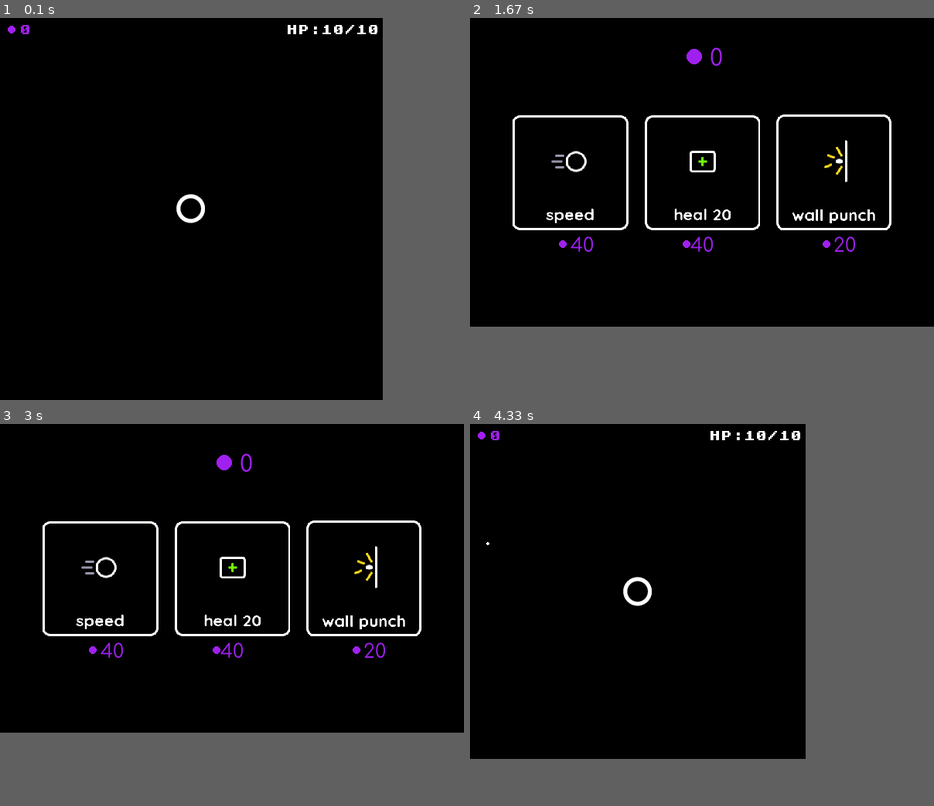
Above: before the commit, frames 1-4 (two rows, left to right).
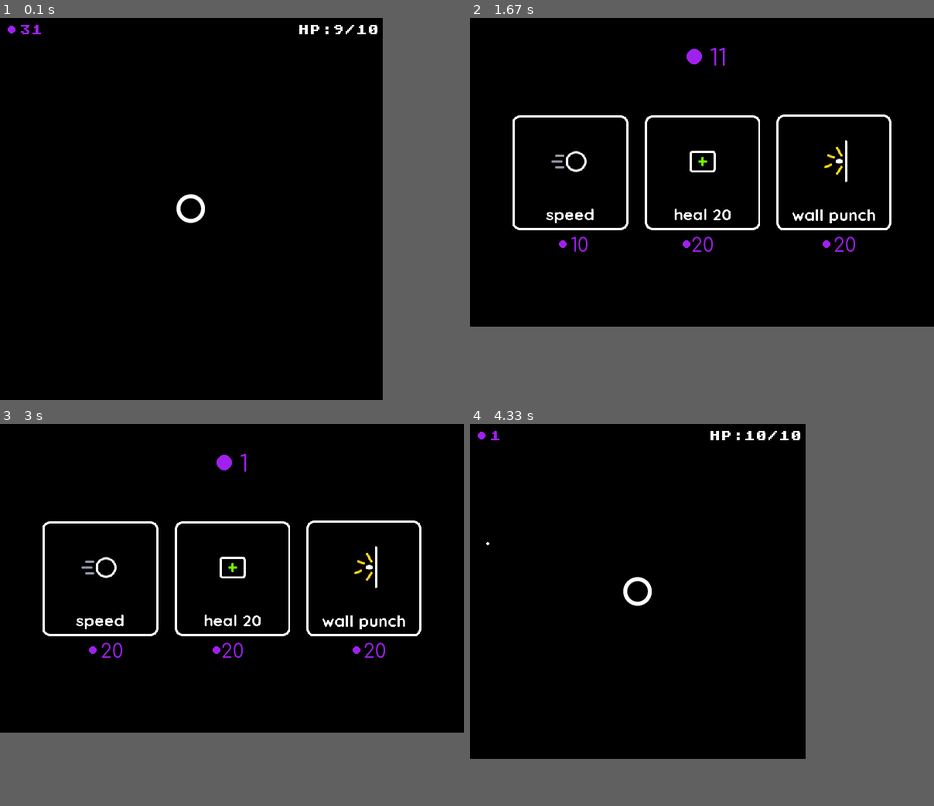
Above: after the commit, the same moments.

Repository: AndZas/PygameProject
Game: pygame game, started from cycle.py
Same seed, same stepped clock (60 frames per second), same inputs: the game is played once before the commit and once after it.
Inputs (mouse positions are in pixels of both pictures, inside the frame that each line leads up to):
- Up to frame 1 (0.1 s): no input
- Up to frame 2 (1.67 s): tap Space at 0.33 s; press the mouse at (831, 170) at 0.7 s; move the mouse to (688, 136) at 0.8 s; release the mouse at (544, 98) at 0.93 s; press the mouse at (702, 170) at 1.03 s; move the mouse to (790, 231) at 1.13 s; release the mouse at (878, 289) at 1.27 s; press the mouse at (572, 170) at 1.37 s; move the mouse to (586, 220) at 1.47 s; release the mouse at (599, 270) at 1.6 s
- Up to frame 3 (3 s): tap Space at 1.77, 2.6 s; press the mouse at (102, 576) at 2.23 s; move the mouse to (129, 572) at 2.33 s; release the mouse at (157, 572) at 2.47 s; move the mouse to (111, 721) at 2.57 s
- Up to frame 4 (4.33 s): tap Space at 4 s

The runs differ from the first frame. In frame 1, 0.2% of the frame differs, in the area x 4-74%, y 1-5%; in frame 2, 0.3%, in the area x 21-55%, y 7-62%; in frame 3, 0.2%; in frame 4, less than 0.1%.

Commit message:
готово но без перехода на новый уровень

Diff:
--- a/cycle.py
+++ b/cycle.py
@@ -11,7 +11,6 @@
         self.run = True
 
         self.screen = Screen(self)
-
     def checkEvents(self):
         # Проверка событий
         for event in pygame.event.get():
--- a/enemys.py
+++ b/enemys.py
@@ -1,27 +1,34 @@
 import sys
-
+from time import sleep
 import pygame.draw
 from particles import *
 import sqlite3
-# from ui import
-lvl = read_settings()[-1]
-con = sqlite3.connect("Levels")
-cur = con.cursor()
-result = cur.execute(f"SELECT * FROM Levels WHERE Number = '{lvl}'").fetchall()
-con.close()
-
-enemies = result[0][1].split(', ')
-
-speed_koeff = result[0][2]
-damage_koeff = result[0][3]
-health_koeff = result[0][4]
-to_next_lvl = result[0][5]
+from widgets import Text
+from read_files import read_settings, dump_settings
 
 koeff = 10
 createKD = 1.7 * 480
 time = createKD
 enemys = []
 killedEnemys = 0
+killedEnemys_for_end = 0
+
+
+def update_level():
+    global enemies, speed_koeff, speed_koeff, damage_koeff, health_koeff, to_next_lvl, lvl
+    lvl = read_settings()[-1]
+    con = sqlite3.connect("Levels")
+    cur = con.cursor()
+    result = cur.execute(f"SELECT * FROM Levels WHERE Number = '{lvl}'").fetchall()
+    con.close()
+    enemies = result[0][1].split(', ')
+    speed_koeff = result[0][2]
+    damage_koeff = result[0][3]
+    health_koeff = result[0][4]
+    to_next_lvl = result[0][5]
+
+
+update_level()
 
 
 # Прямоугольник
@@ -48,7 +55,7 @@
         vecLen = math.sqrt(vector[0] ** 2 + vector[1] ** 2)
         a = vecLen // self.speed
         if a <= 150:
-            player.playerGetDamage(self.pos, self.parent, killedEnemys, self.damage)
+            player.playerGetDamage(self.pos, self.parent, killedEnemys_for_end, self.damage)
         else:
             self.x += round(vector[0] / a, 3)
             self.y += round(vector[1] / a, 3)
@@ -90,7 +97,7 @@
         vecLen = math.sqrt(vector[0] ** 2 + vector[1] ** 2)
         a = vecLen // self.speed
         if a <= 25:
-            player.playerGetDamage(self.pos, self.parent, killedEnemys, self.damage)
+            player.playerGetDamage(self.pos, self.parent, killedEnemys_for_end, self.damage)
         else:
             self.x += round(vector[0] / a, 3)
             self.y += round(vector[1] / a, 3)
@@ -133,7 +140,7 @@
         vecLen = math.sqrt(vector[0] ** 2 + vector[1] ** 2)
         a = vecLen // self.speed
         if a <= 70:
-            player.playerGetDamage(self.pos, self.parent, killedEnemys, self.damage)
+            player.playerGetDamage(self.pos, self.parent, killedEnemys_for_end, self.damage)
         else:
             self.x += round(vector[0] / a, 3)
             self.y += round(vector[1] / a, 3)
@@ -173,7 +180,7 @@
         vecLen = math.sqrt(vector[0] ** 2 + vector[1] ** 2)
         a = vecLen // self.speed
         if a <= 400:
-            player.playerGetDamage(self.pos, self.parent, killedEnemys, self.damage)
+            player.playerGetDamage(self.pos, self.parent, killedEnemys_for_end, self.damage)
         elif a > 1000:
             self.x += round(vector[0] / a, 3)
             self.y += round(vector[1] / a, 3)
@@ -199,7 +206,7 @@
 
 # Обновление всех врагов
 def updateEnemys(screen):
-    global time, createKD, koeff, killedEnemys
+    global time, createKD, koeff, killedEnemys_for_end, killedEnemys
     lst = [Rect(screen), Triangle(screen), Circle(screen), Octagon(screen)]
     choice = []
     for i in range(len(lst)):
@@ -217,6 +224,7 @@
                 screen.player.bullets.bullets.remove(bullet)
                 enemy.hp -= bullet.damage
                 if enemy.hp <= 0:
+                    killedEnemys_for_end += 1
                     killedEnemys += 1
                     createParticlesKilled(enemy.pos, screen, enemy.color, enemy.size)
                     createParticlesXP(enemy.rect, enemy.xp, enemy.parent)
@@ -224,7 +232,18 @@
                     koeff -= 1
 
     if killedEnemys == to_next_lvl:
-        print('Next level')
+        dump_settings(1)
+        killedEnemys = 0
+        r = True
+        while r:
+            for event in pygame.event.get():
+                if event.type == pygame.MOUSEBUTTONDOWN and event.button == 1:
+                    r = False
+            Text((0, screen.screen.get_height() // 2), 40, f'Level: {lvl + 1}', center_x=True,
+                 color=pygame.Color('white')).render(screen.screen)
+            pygame.display.update()
+        update_level()
+        screen.parent.buttonsPressed = []
 
 
 # Отрисовка всех врагов
@@ -235,7 +254,8 @@
 
 # Очистка врагов при перезапуске
 def clearEnemies():
-    global time, enemys, killedEnemys
+    global time, enemys, killedEnemys_for_end, killedEnemys
     time = createKD
     enemys = []
+    killedEnemys_for_end = 0
     killedEnemys = 0
--- a/prices_and_player.json
+++ b/prices_and_player.json
@@ -1,11 +1,11 @@
 {
     "Player": {
-        "speed": 1.25,
-        "wall punch": 40
+        "speed": 0.75,
+        "wall punch": 30
     },
     "Prices": {
-        "speed": 40,
-        "hp": 40,
-        "wall punch": 20
+        "speed": 10,
+        "hp": 10,
+        "wall punch": 10
     }
 }
--- a/read_files.py
+++ b/read_files.py
@@ -9,6 +9,12 @@
         sound_effct, music, = list(map(float, data[0:2]))
         lvl = int(data[-1])
     return sound_effct, music, in_tamer_on_off, hide_HUD_on_off, lvl
+
+
+def dump_settings(c):
+    sound_effct, music, in_tamer_on_off, hide_HUD_on_off, lvl = read_settings()
+    with open('settings', 'w') as file:
+        file.write(f'{sound_effct};{music};{in_tamer_on_off};{hide_HUD_on_off};{lvl + c}')
 
 
 def read_json_file():
--- a/screen.py
+++ b/screen.py
@@ -114,7 +114,8 @@
         if pos[1] - self.y >= self.size[1]:
             self.status = 'down'
             if (self.y + self.size[1]) + 200 >= self.monResolution[1]:
-                self.height += punching * max((1 - ((self.y + self.size[1] + 50) - self.monResolution[1] + 150) / 150), 0)
+                self.height += punching * max((1 - ((self.y + self.size[1] + 50) - self.monResolution[1] + 150) / 150),
+                                              0)
             else:
                 self.height += punching
         self.size = int(self.width), int(self.height)
--- a/ui.py
+++ b/ui.py
@@ -1,8 +1,9 @@
+import os
 import sys
 import pygame
 from widgets import Text, Level, Slider, SwitchButton, Image
+import json
 from read_files import read_json_file, dump_json_file, read_money_and_health, dump_money_and_health
-
 
 music_volume = None
 sounds_effect = None
@@ -12,7 +13,6 @@
 lvl = None
 
 
-# Создание стартового окна
 class StartWindow:
     def __init__(self, screen):
         self.screen = screen
@@ -32,13 +32,11 @@
         pygame.display.set_icon(pygame.image.load('images/Textures/Player.png'))
 
     def play_background_music(self):
-        # Проигрывает фоновую музыку
         bg_music_file = r'sounds\fon_music_2.wav'
         self.bg_music = pygame.mixer.Sound(bg_music_file)
         self.bg_music.play(-1, -1, False)
 
-    def on_off_volume_fon_music(self):
-        # функция проверяет выключена музыка или нет и выставляет громкость
+    def on_off_volume_fon_music(self):  # функция проверяет выключена музыка или нет и выставляет громкость
         if off_sound == 1:
             self.bg_music.set_volume(0.5)
         elif off_sound == -1:
@@ -47,13 +45,13 @@
             self.bg_music.set_volume(music_volume)
 
     def draw(self):
-        # Отрисовка стартового окна
         path = 'images\StartWindow'
 
         # Корректируем громкость
         self.on_off_volume_fon_music()
 
         # Надпись WindowKill
+        # text = Text((0, ))
         font = pygame.font.Font('Font\Comfortaa-VariableFont_wght.ttf', 70)
         text = font.render("WindowKill", 1, (255, 255, 255))
         text_x = self.screen.get_width() // 2 - text.get_width() // 2
@@ -72,6 +70,7 @@
 
         # Кнопка динамика
         if off_sound == 1:
+            # dynamic = pygame.transform.scale(pygame.image.load(path + '\dynamic.png'), (self.dynamic_w, self.dynamic_h))
             dynamic = Image(path + '\dynamic.png', (self.dynamic_w, self.dynamic_h), (self.pos_dynamic))
         else:
             dynamic = Image(path + r'\off_dynamic.png', (self.dynamic_w, self.dynamic_h), (self.pos_dynamic))
@@ -90,7 +89,6 @@
                        f'{in_tamer_on_off};{hide_HUD_on_off};{lvl}')
 
     def click(self, mouse_pos):
-        # Проверка на нажатие кнопки мыши
         global off_sound, music_volume, sounds_effect, play
         x, y = mouse_pos
         if self.pos_play[0] < x < self.pos_play[0] + self.play_w and self.pos_play[1] < y < self.pos_play[
@@ -115,7 +113,6 @@
             sys.exit()
 
     def open_menu_settings(self):
-        # Открывает настройки
         menu = MenuSettings(self.screen, self.bg_music)
         run = True
         clock = pygame.time.Clock()
@@ -128,7 +125,6 @@
             clock.tick(60)
 
     def open_level_menu(self):
-        # Открывает меню уровней
         global lvl
         menu = LevelsMenu(self.screen)
         run2 = True
@@ -142,9 +138,9 @@
             menu.run()
             pygame.display.flip()
             clock.tick(60)
-
-
-# Финальное окно
+        print(lvl)
+
+
 class EndWindow():
     def __init__(self, screen, coins_collected: int, time_survived: str, bullets_fired: int, enemies_killed: int):
         '00:00:00'
@@ -158,12 +154,10 @@
                       Text((0, 295 + 20), 15, f'close this window to try again', center_x=True, color=(143, 145, 168))]
 
     def run(self):
-        # Рисует финальное окно
         for text in self.texts:
             text.render(self.screen)
 
     def ms_to_time(self, millis):
-        # Перевод Миллисекунд в остальное время
         seconds = (millis / 1000) % 60
         seconds = round(float(seconds), 2)
         minutes = int((millis / (1000 * 60)) % 60)
@@ -171,7 +165,6 @@
         return f"{hours}:{minutes}:{seconds}"
 
 
-# Окно настроек
 class MenuSettings:
     def __init__(self, screen, music) -> None:
         self.screen = screen
@@ -185,7 +178,6 @@
                       Text((85, 105), 25, 'in-game timer'), Text((145, 155), 25, 'hide HUD')]
 
     def change_music_effect_volume(self):
-        # Изменяет громкость звуковых эффектов
         global music_volume, off_sound, sounds_effect
         music_volume = round(self.music.get_value() / 100, 1)
         sounds_effect = round(self.sound_effect.get_value() / 100, 1)
@@ -194,7 +186,6 @@
         self.bg_music.set_volume(music_volume)
 
     def run(self):
-        # Рисует окно настроек
         global in_tamer_on_off, hide_HUD_on_off
         self.screen.fill("black")
         self.change_music_effect_volume()
@@ -231,7 +222,6 @@
                 slider.render(self.screen)
 
 
-# Меню уровней
 class LevelsMenu():
     def __init__(self, screen):
         self.screen = screen
@@ -242,7 +232,6 @@
         self.lvl = None
 
     def run(self):
-        # Рисует меню уровней
         self.screen.fill("black")
         self.text.render(self.screen)
         mouse_pos = pygame.mouse.get_pos()
@@ -255,7 +244,6 @@
             level.render(self.screen)
 
 
-# Окно закупки
 class SpaceWindow():
     def __init__(self, screen):
         self.screen = screen
@@ -264,15 +252,14 @@
         self.read_json()
 
     def read_json(self):
-        # Читает json файл
         data = read_json_file()
         self.money = read_money_and_health()[0]
+        print(self.money)
         self.player_speed, self.player_wall_punch = data[0]
         self.player_hp = read_money_and_health()[1]
         self.speed_price, self.hp_price, self.wall_punch_price = data[1]
 
     def run(self):
-        # Рисует окно закупки
         self.screen.fill("black")
         avr_sc_w = self.screen.get_width() // 2
         avr_w = self.w // 2
@@ -302,7 +289,6 @@
             self.screen)
 
     def click(self):
-        # Проверка на нажатие кнопки мыши
         mouse_pos = pygame.mouse.get_pos()
         if self.speed.container_rect.collidepoint(mouse_pos):
             if self.money >= self.speed_price:
@@ -333,9 +319,7 @@
 running = True
 
 
-# Запуск приложения
 def main1():
-
     global running
     pygame.init()
     screen = pygame.display.set_mode((600, 400))
@@ -360,7 +344,6 @@
 
 
 def main2(coins, time, bullets, enemys, parent):
-    # Запуск финального окна
     pygame.init()
     screen = pygame.display.set_mode((600, 400))
     running = True
Binary file changed: Levels
Not shown, changed: money_health
Not shown, changed: settings
